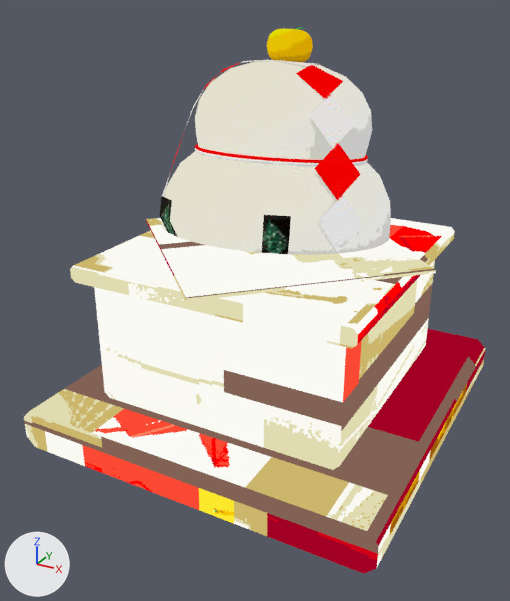
Before and after pictures for a commit that changed the glTF model public/models/lowpix/figures/okashi/kagami.glb.
Camera for both pictures: a 50 mm lens placed at (21.4, -42.1, 29.6), pointed at (-0.5, -2.3, 9.7). Lighting does not change. The marker at lower left points along +X, +Y and +Z. The first picture is the older version. Where no turn or scale is listed for an object, it has been applied to the vertices. Vertices at exactly the same position are counted once.

Names of what the first picture shows: 'base', 'mesh', 'paper', 'sanbo', 'sanbo_top'.
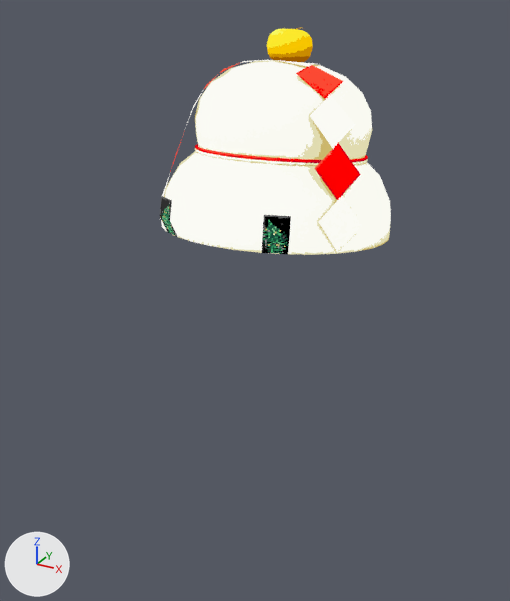
The newer file is also rescaled (x1.804), turned or shifted as a whole; pictures and numbers use the older file's frame.

Diff of the bpy script that builds the scene:
```diff
--- a/public/models/lowpix/figures/okashi/kagami.glb.py
+++ b/public/models/lowpix/figures/okashi/kagami.glb.py
@@ mat_pixel_card @@
 n8 = _N.new('ShaderNodeTexImage'); n8.name = 'Image Texture'
-n8.image = img_atlas_001
+n8.image = img_atlas
+n8.interpolation = 'Closest'
 n8.extension = 'EXTEND'
@@ me_mesh @@
 me_mesh.from_pydata(...)  # 1226 vertices, 2356 faces; spans x -7.7..7.7, y -8.3..8.3, z -7.0..7.0
 # used by ob_mesh; location = (0.0, 0.0, 20.4)
+# me_mesh part 1: 2338 kept faces spanning x -7.7..7.7, y -8.3..8.3, z -7.0..7.0 get new texture (UV) coordinates
 me_mesh.materials.append(mat_pixel_card)
@@ ob_base @@
-ob_base = bpy.data.objects.new('base', me_base)
-ob_base.location = (0.0, 0.0, 1.5)
@@ ob_sanbo @@
-ob_sanbo = bpy.data.objects.new('sanbo', me_sanbo)
-ob_sanbo.location = (0.0, 0.0, 7.5)
@@ ob_sanbo_top @@
-ob_sanbo_top = bpy.data.objects.new('sanbo_top', me_sanbo_top)
-ob_sanbo_top.location = (0.0, 0.0, 12.6)
@@ ob_paper @@
-ob_paper = bpy.data.objects.new('paper', me_paper)
-ob_paper.location = (0.0, 0.0, 13.3)
```

Where the change shows, as pixel boxes [x1, y1, x2, y2] in the pictures (510 x 601 px):
'base', deleted
    before: [24, 329, 485, 574]
'mesh', surface changed
    both: [160, 28, 391, 255]
'sanbo', deleted
    before: [94, 260, 435, 470]
'sanbo_top', deleted
    before: [70, 218, 455, 348]
'paper', deleted
    before: [146, 218, 436, 302]
